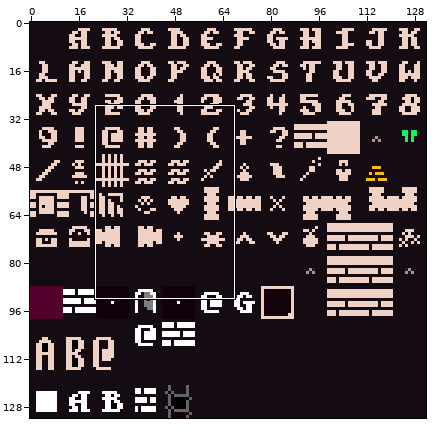
Edited in one commit: sprite sheet (src/data/textures/font.png). Above, an overview of the earlier version with the close-up marked.
Close-up. Old version:
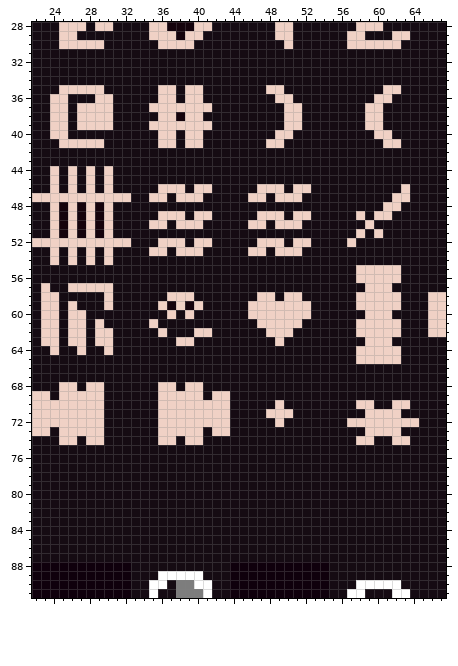
The file is 132x132 pixels. Shown: x 22..67, y 28..91.
After the commit:
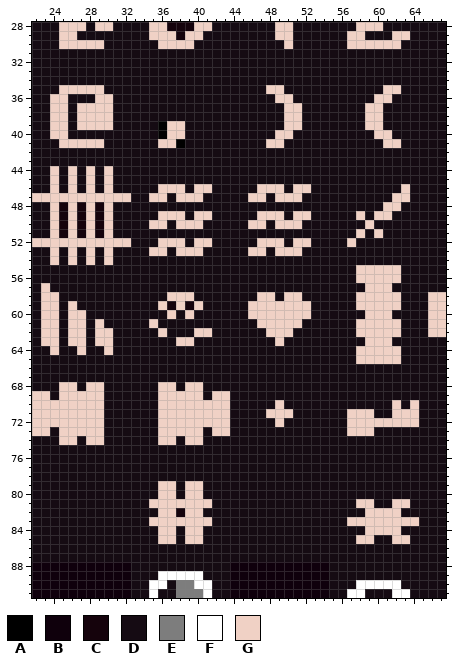
Palette (. is transparent): A #000000  B #0f000c  C #15030c  D #150b13  E #7d7d7d  F #ffffff  G #f0d1c5
The edit:
@@ x 33..43 @@
 34 DDDDDDDDDDD
-35 DDDGGDGGDDD
-36 DDDGGDGGDDD
-37 DDGGGGGGGDD
-38 DDDGGCGGDDD
-39 DDGGGGGGGDD
-40 DDDGGDGGDDD
-41 DDDGGDGGDDD
+35 DDDDDDDDDDD
+36 DDDDDDDDDDD
+37 DDDDDDDDDDD
+38 DDDDDDDDDDD
+39 DDDAGGDDDDD
+40 DDDAGGDDDDD
+41 DDDGGADDDDD
 42 DDDDDDDDDDD
@@ x 24..32 @@
 56 DDDDDDDDD
-57 DDGGGGGDD
-58 GDDDDDGDD
-59 GDGDDDGDD
+57 DDDDDDDDD
+58 GDDDDDDDD
+59 GDGDDDDDD
 60 GDGGDDDDD
@@ x 55..66 @@
 69 DDDDDDDDDDDD
-70 DDDGGDDGGDDD
-71 DDDDGGGGDDDD
+70 DDDDDDDGDGDD
+71 DDGGGDDGGGDD
 72 DDGGGGGGGGDD
-73 DDDDGGGGDDDD
-74 DDDGGDDGGDDD
+73 DDGGGDDDDDDD
+74 DDDDDDDDDDDD
 75 DDDDDDDDDDDD
@@ x 22..67 @@
 78 DDDDDDDDDDDDDDDDDDDDDDDDDDDDDDDDDDDDDDDDDDDDDD
-79 DDDDDDDDDDDDDDDDDDDDDDDDDDDDDDDDDDDDDDDDDDDDDD
-80 DDDDDDDDDDDDDDDDDDDDDDDDDDDDDDDDDDDDDDDDDDDDDD
-81 DDDDDDDDDDDDDDDDDDDDDDDDDDDDDDDDDDDDDDDDDDDDDD
-82 DDDDDDDDDDDDDDDDDDDDDDDDDDDDDDDDDDDDDDDDDDDDDD
-83 DDDDDDDDDDDDDDDDDDDDDDDDDDDDDDDDDDDDDDDDDDDDDD
-84 DDDDDDDDDDDDDDDDDDDDDDDDDDDDDDDDDDDDDDDDDDDDDD
-85 DDDDDDDDDDDDDDDDDDDDDDDDDDDDDDDDDDDDDDDDDDDDDD
+79 DDDDDDDDDDDDDDGGDGGDDDDDDDDDDDDDDDDDDDDDDDDDDD
+80 DDDDDDDDDDDDDDGGDGGDDDDDDDDDDDDDDDDDDDDDDDDDDD
+81 DDDDDDDDDDDDDGGGGGGGDDDDDDDDDDDDDDDDGGDDGGDDDD
+82 DDDDDDDDDDDDDDGGCGGDDDDDDDDDDDDDDDDDDGGGGDDDDD
+83 DDDDDDDDDDDDDGGGGGGGDDDDDDDDDDDDDDDGGGGGGGGDDD
+84 DDDDDDDDDDDDDDGGDGGDDDDDDDDDDDDDDDDDDGGGGDDDDD
+85 DDDDDDDDDDDDDDGGDGGDDDDDDDDDDDDDDDDDGGDDGGDDDD
 86 DDDDDDDDDDDDDDDDDDDDDDDDDDDDDDDDDDDDDDDDDDDDDD
